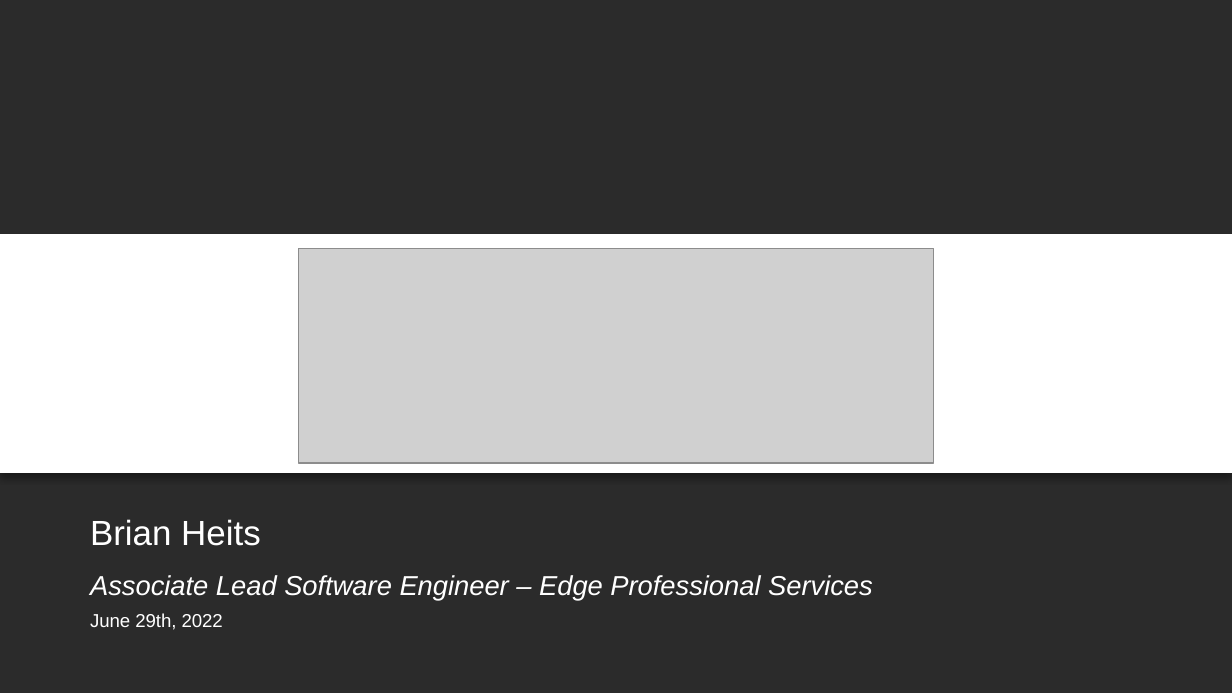
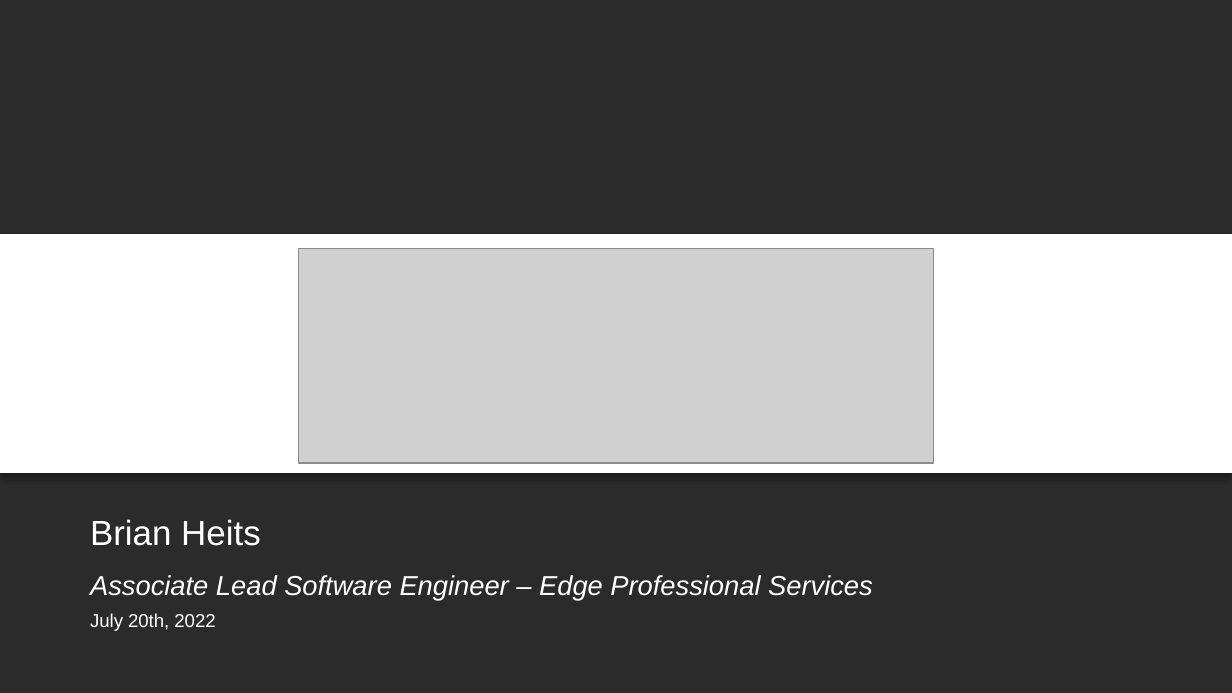
Before and after one commit to BH018364/SMART-on-FHIR-Training, a slide deck: slide 1 of smart-authorization-presentation.pptx. Drawn at 1232x693 pixels with LibreOffice and Linux fonts; fonts in the diff are those of the drawing; grey boxes stand for pictures; background and template pictures are left out; a plain dark background stands for a picture behind light text. Boxes give left, top, right and bottom in pixels: in the first picture for what was removed or moved away, otherwise in the second. Text is boxed around its words. In the diff, an @@ line names an element or a change of style, - is before the commit and + after.

Commit message:
NIRH_CD July 2022 Updates

```diff
--- a/smart-authorization-presentation.pptx
+++ b/smart-authorization-presentation.pptx
@@ text at (x1=90, y1=613, x2=215, y2=631): text changed @@
-June 29th, 2022
+July 20th, 2022
```
Also in this commit, not shown: 1 other file.
